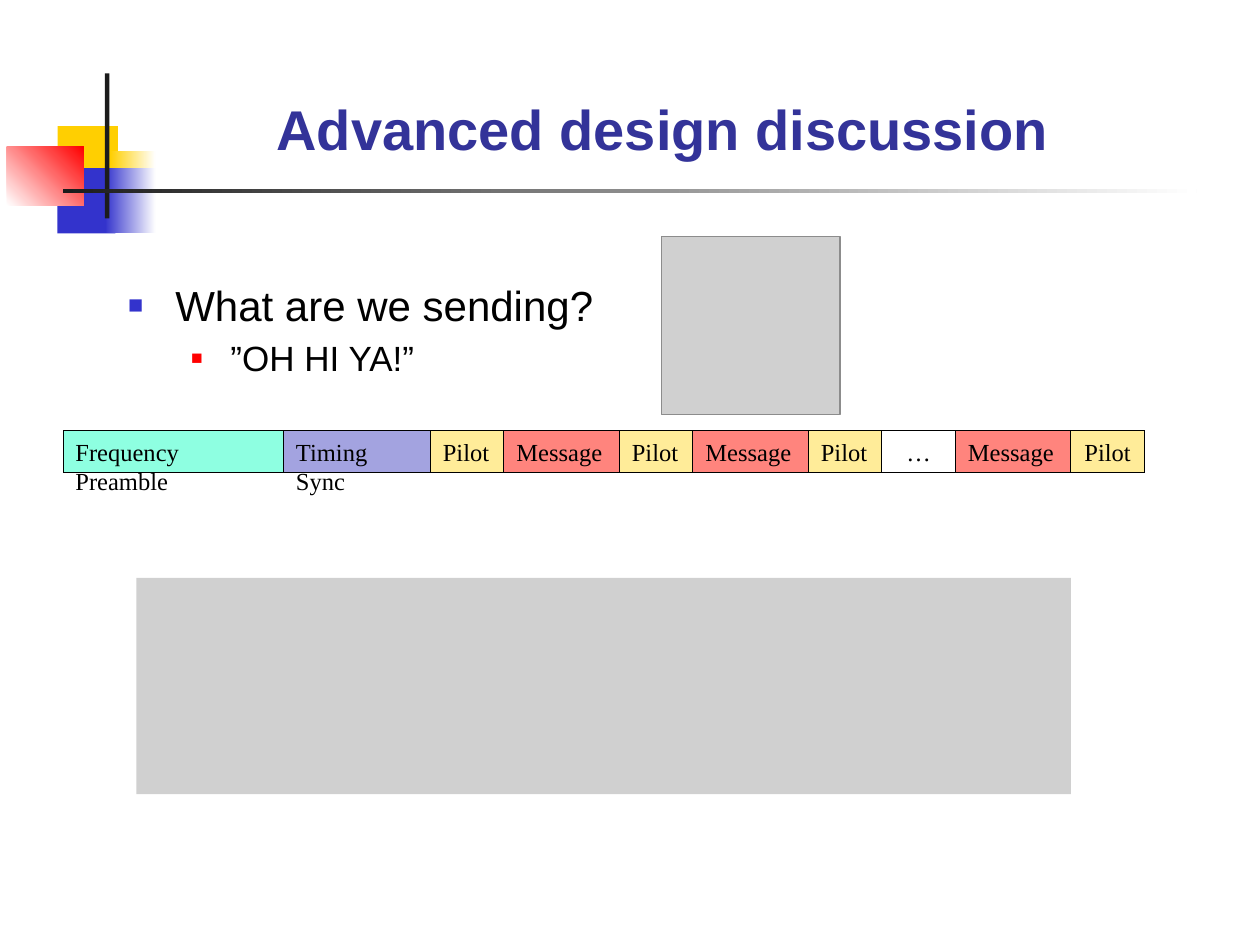
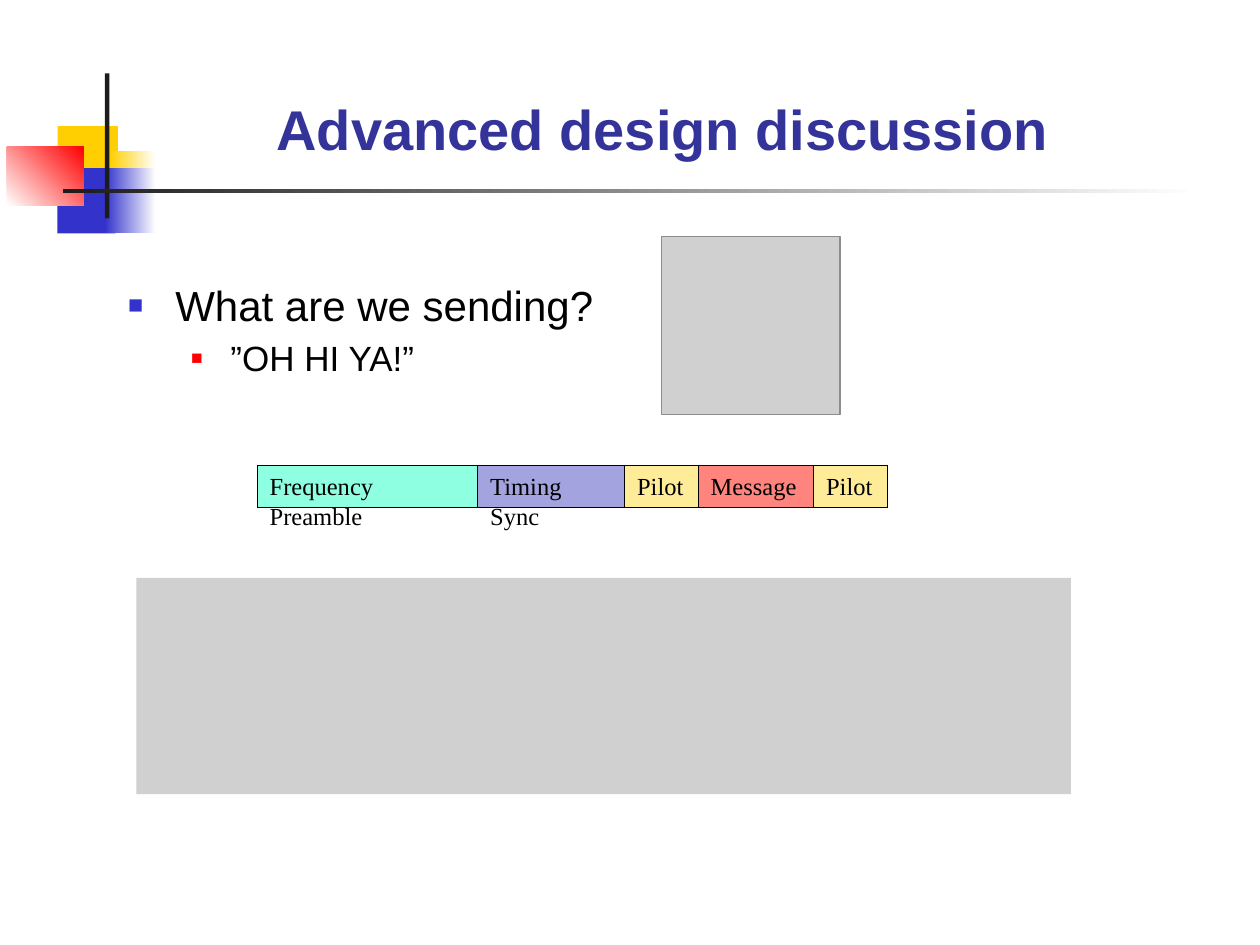
Before and after one commit to RaewynD/daire2compaire, a slide deck: slide 8 of Final Project Review.pptx. Drawn at 1260x945 pixels with LibreOffice and Linux fonts; fonts in the diff are those of the drawing; grey boxes stand for pictures. Boxes give left, top, right and bottom in pixels: in the first picture for what was removed or moved away, otherwise in the second. Text is boxed around its words. In the diff, an @@ line names an element or a change of style, - is before the commit and + after.

Commit message:
Quick edit

```diff
--- a/Final Project Review.pptx
+++ b/Final Project Review.pptx
@@ rectangle removed at box(693, 431, 809, 474) @@
-Message
@@ rectangle removed at box(809, 431, 882, 474) @@
-Pilot
@@ rectangle removed at box(882, 431, 955, 474) @@
-…
@@ rectangle removed at box(955, 431, 1071, 474) @@
-Message
@@ rectangle removed at box(1071, 431, 1144, 474) @@
-Pilot
@@ 5 rectangles: place and size @@
-5 rectangles at box(63, 431, 693, 474)
+5 rectangles at box(257, 465, 887, 508)
```
